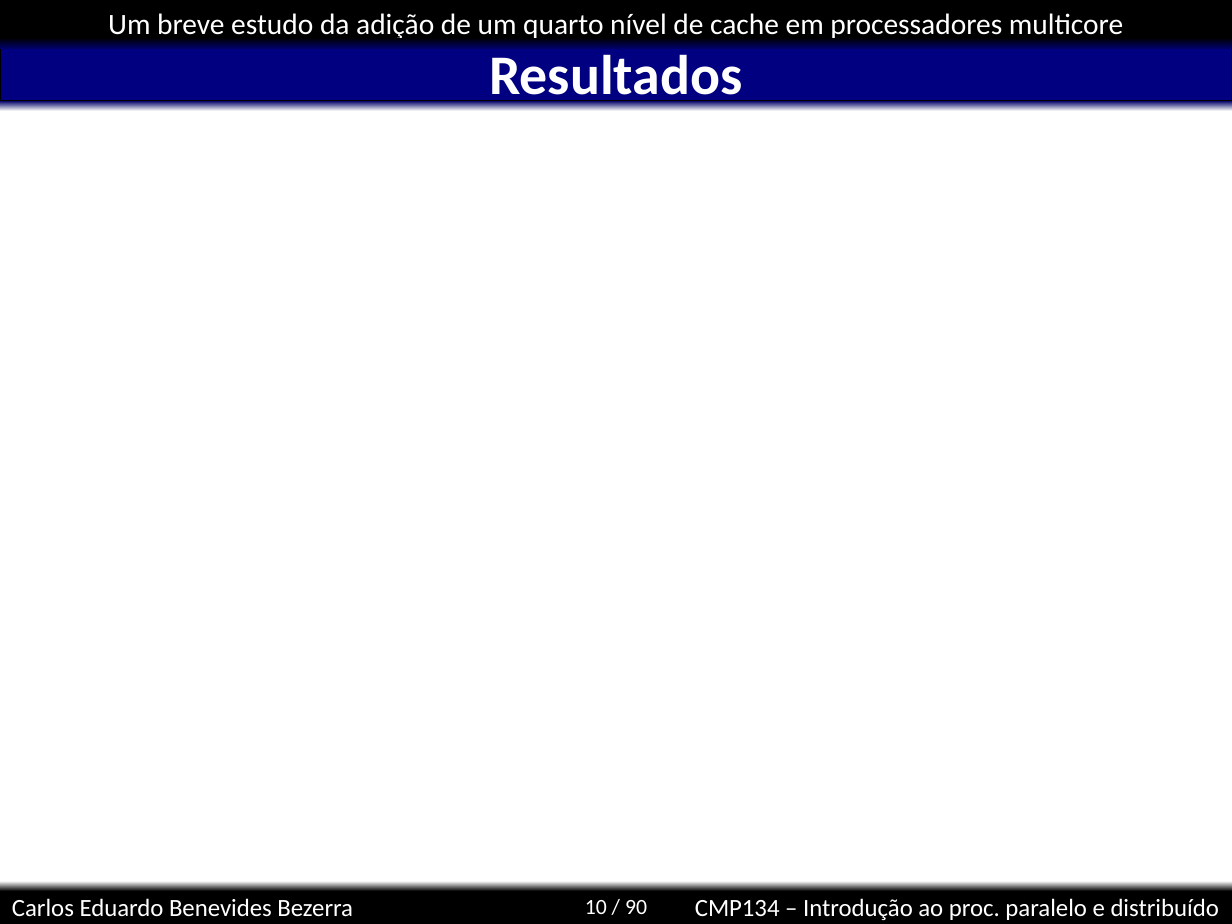
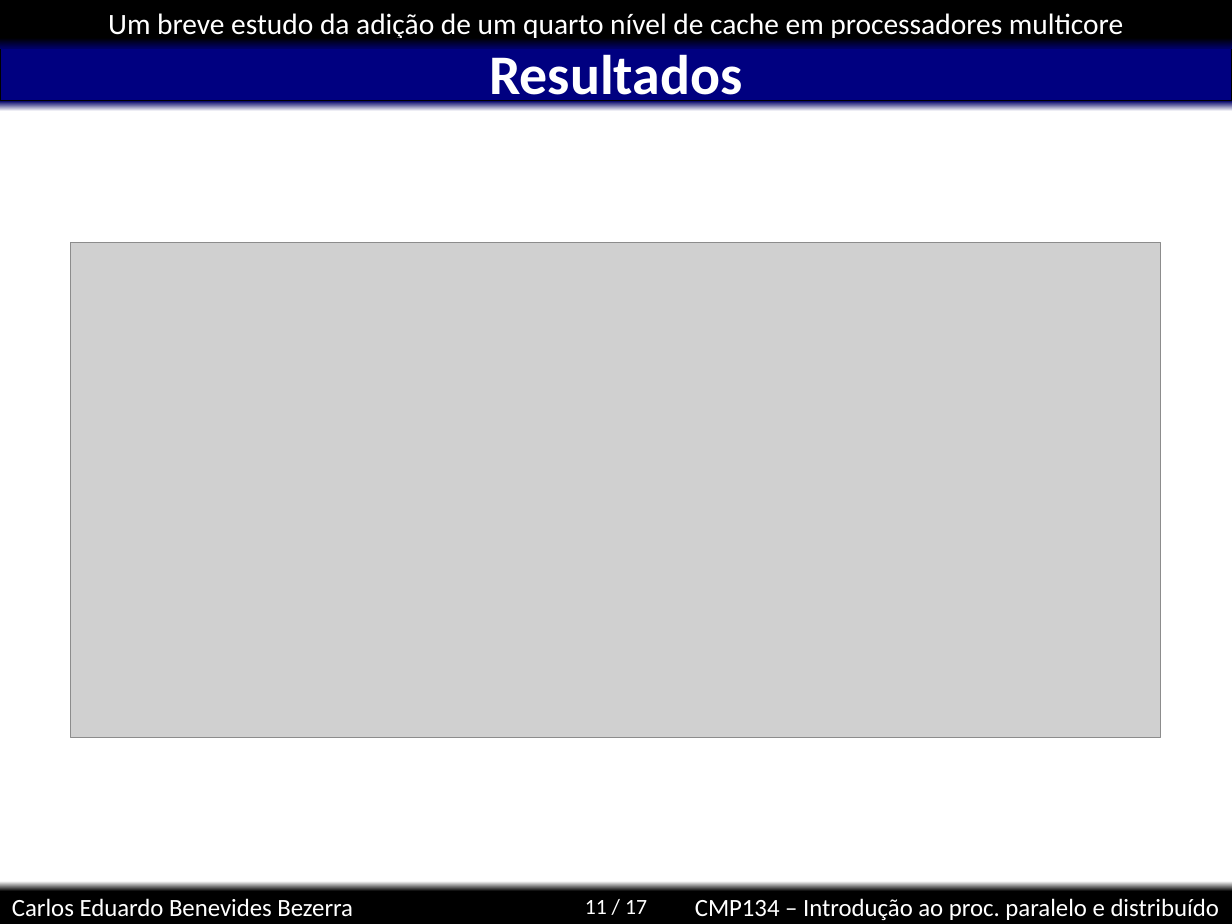
Before and after one commit to kdubezerra/kdubezerra, a slide deck: slide 11 of disciplinas/cmp134/simics/carloseduardo.ppt (slide 10 before the commit). Drawn at 1232x924 pixels with LibreOffice and Linux fonts; fonts in the diff are those of the drawing; grey boxes stand for pictures; background and template pictures are left out. Boxes give left, top, right and bottom in pixels: in the first picture for what was removed or moved away, otherwise in the second. Text is boxed around its words. In the diff, an @@ line names an element or a change of style, - is before the commit and + after.

```diff
--- a/disciplinas/cmp134/simics/carloseduardo.ppt
+++ b/disciplinas/cmp134/simics/carloseduardo.ppt
@@ picture added at (70,243,1162,738) @@
@@ page number at (585,900,647,914): text changed @@
-10 / 90
+11 / 17
```
Also in this commit, not shown: 6 other slides changed, 8 slides added, 2 other files.
